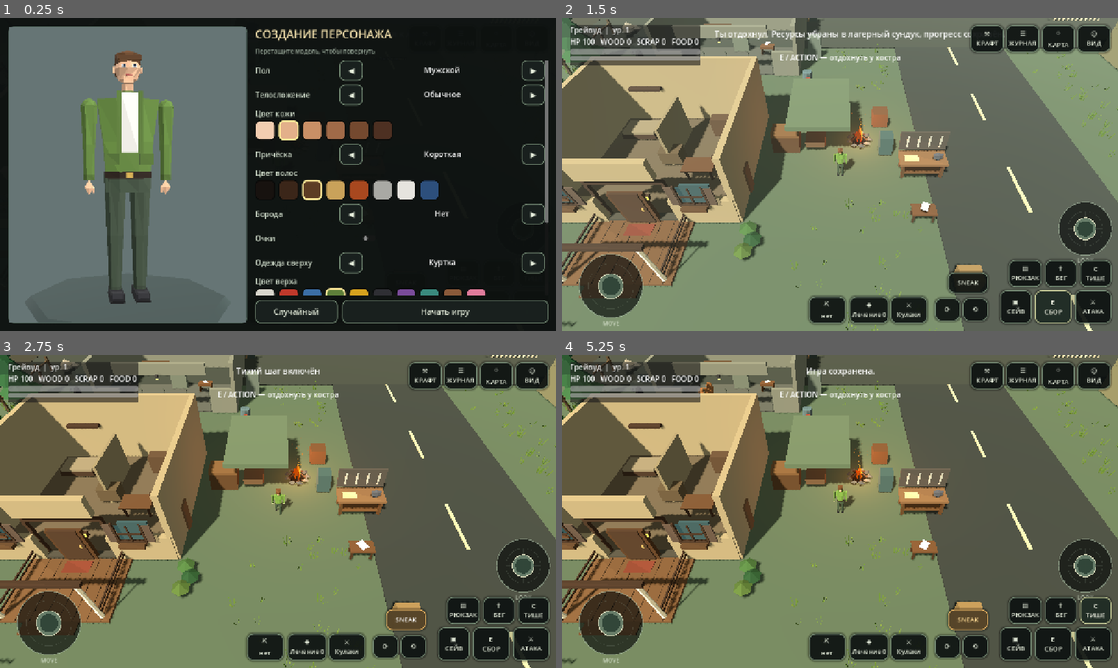
Above: before the commit, frames 1-4 (two rows, left to right).
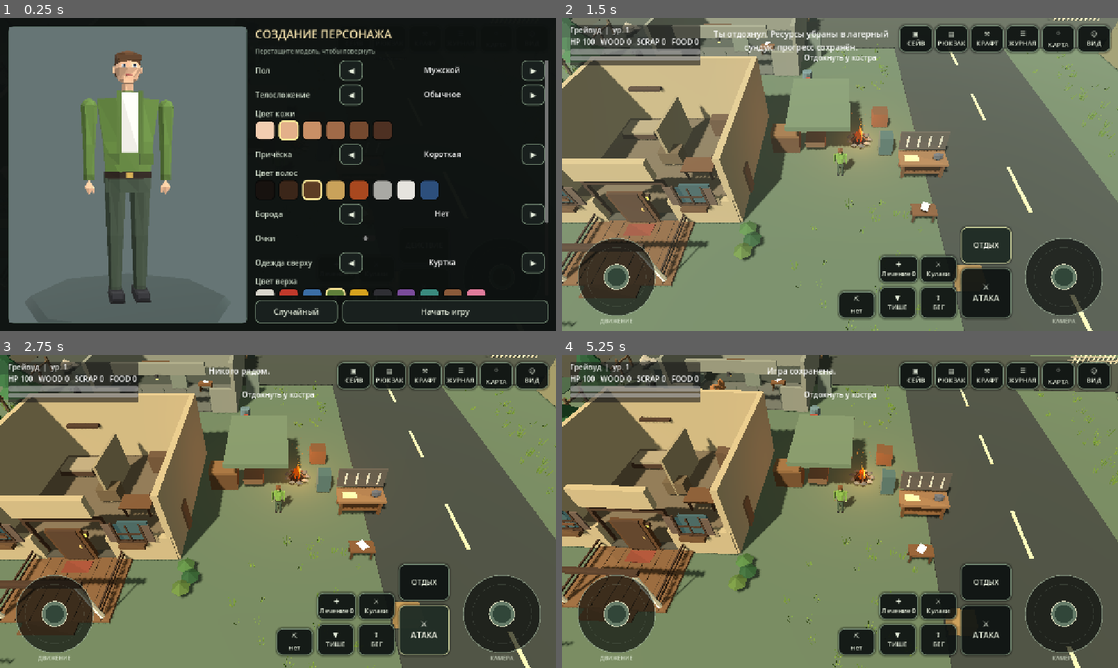
Above: after the commit, the same moments.

Repository: anriell666-byte/AshenForge
Game: Godot game, scene res://scenes/Main.tscn
Same seed, same stepped clock (60 frames per second), same inputs: the game is played once before the commit and once after it.
Inputs (mouse positions are in pixels of both pictures, inside the frame that each line leads up to):
- Up to frame 1 (0.25 s): no input
- Up to frame 2 (1.5 s): click "Начать игру" at 0.5 s; click "E СБОР" (after the commit: "ОТДЫХ") at 1.25 s
- Up to frame 3 (2.75 s): click (405, 617) at 2 s, where only the run before the commit has a clickable "SNEAK"
- Up to frame 4 (5.25 s): click "⚔ АТАКА" at 2.75 s; click "▣ СЕЙВ" at 3.5 s; click "⇧ БЕГ" at 4.25 s; click (1095, 611) at 5 s, where only the run before the commit has a clickable "C ТИШЕ"

The runs differ from the first frame. In frame 2, 13% of the frame differs, in the area x 2-99%, y 1-99%; in frame 3, 13%; in frame 4, 30%, in the area x 0-100%, y 0-100%.

Commit message:
Touch controls: two sticks and context action button
- Move stick (left) and camera stick (right), larger
- Big hold-to-repeat attack button, context ACTION button (take/read/workbench/chest/rest)
- Sneak toggle, sprint hold, bag/save moved to the top row; removed keyboard hints and rotate buttons

Co-Authored-By: Claude Sonnet 5.5 <noreply@anthropic.com>
Claude-Session: https://claude.ai/code/session_01SrKiWfZCaf7S17q4VNC5XT

Diff:
--- a/scripts/expansion.gd
+++ b/scripts/expansion.gd
@@ -79,19 +79,6 @@
     animals.append(animal)
     animal_data[animal.get_instance_id()] = {"hp":hp,"meat":meat,"speed":speed,"timer":1.0,"direction":Vector3.RIGHT}
 func _add_controls() -> void:
-    var layers: Array[Node] = game.find_children("*", "CanvasLayer", true, false)
-    if layers.is_empty(): return
-    var layer := layers[0] as CanvasLayer
-    var left: Button = game._make_ui_button(layer,"⟲",Vector2.ZERO,Vector2(58,52))
-    game._place_bottom_right(left,300,24)
-    left.pressed.connect(func(): game.player.rotate_camera(-PI/4.0))
-    var right: Button = game._make_ui_button(layer,"⟳",Vector2.ZERO,Vector2(58,52))
-    game._place_bottom_right(right,364,24)
-    right.pressed.connect(func(): game.player.rotate_camera(PI/4.0))
-    var sneak: Button = game._make_ui_button(layer,"SNEAK",Vector2.ZERO,Vector2(92,48))
-    game._place_bottom_right(sneak,300,88)
-    sneak.toggle_mode = true
-    sneak.toggled.connect(_toggle_stealth)
     _refresh_status()
 func _recipe_button(parent: Node, label: String, id: String, cost: Dictionary, note: String) -> void:
     var b: Button = game._make_ui_button(parent,label+"  ["+_cost_text(cost)+"]",Vector2.ZERO,Vector2.ZERO)
--- a/scripts/journal_ui.gd
+++ b/scripts/journal_ui.gd
@@ -220,7 +220,7 @@
     var active: Array = quests.active_ids()
     if active.is_empty():
         var box := _card("Нет активных заданий", Color(0.4, 0.5, 0.42))
-        _text(box, "Читай записки и дневники в домах, лагерях и зданиях районов: клавиша E (кнопка СБОР) рядом с бумагой. Новые задания открывают закрытые районы.")
+        _text(box, "Читай записки и дневники в домах, лагерях и зданиях районов: кнопка ЧИТАТЬ рядом с бумагой. Новые задания открывают закрытые районы.")
     for id in active:
         var q: Dictionary = WD.QUESTS[id]
         var box := _card(String(q["title"]), Color(0.82, 0.62, 0.3))
--- a/scripts/main.gd
+++ b/scripts/main.gd
@@ -55,6 +55,8 @@
 var journal
 var tracker_label: Label
 var hud_canvas: CanvasLayer
+var action_button: Button
+var attack_held := false
 var weapon_button: Button
 var heal_button: Button
 var tool_button: Button
@@ -88,6 +90,8 @@
         message_label.text = ""
     _refresh_context_hint()
     _refresh_tracker()
+    if attack_held and player:
+        player.call("perform_attack")
 
 func _setup_input() -> void:
     _add_key("move_forward", KEY_W)
@@ -368,20 +372,15 @@
     tracker_label.add_theme_color_override("font_outline_color", Color(0, 0, 0, 0.9))
     tracker_label.add_theme_constant_override("outline_size", 5)
     layer.add_child(tracker_label)
-    var top_buttons := [["⚒\nКРАФТ", 340.0, func() -> void: crafting.call("open")],
-        ["☰\nЖУРНАЛ", 258.0, func() -> void: journal.call("open_journal", "quests")],
-        ["⌖\nКАРТА", 176.0, func() -> void: journal.call("open_journal", "map")]]
+    var top_buttons := [["⌖\nКАРТА", 1, func() -> void: journal.call("open_journal", "map")],
+        ["☰\nЖУРНАЛ", 2, func() -> void: journal.call("open_journal", "quests")],
+        ["⚒\nКРАФТ", 3, func() -> void: crafting.call("open")]]
     for entry in top_buttons:
         var b := _make_ui_button(layer, String(entry[0]), Vector2.ZERO, Vector2(76, 62))
-        b.anchor_left = 1.0
-        b.anchor_right = 1.0
-        b.offset_left = -float(entry[1])
-        b.offset_right = -float(entry[1]) + 76.0
-        b.offset_top = 16.0
-        b.offset_bottom = 78.0
+        _place_top_right(b, int(entry[1]))
         b.pressed.connect(entry[2])
     weapon_button = _make_ui_button(layer, "⚔\nКулаки", Vector2.ZERO, Vector2(84, 62))
-    _place_bottom_right(weapon_button, 440.0, 18.0)
+    _place_bottom_right(weapon_button, 372.0, 112.0)
     weapon_button.pressed.connect(func() -> void:
         var id: String = progress.cycle("weapon")
         if id == "":
@@ -389,10 +388,10 @@
         else:
             show_message("В руках: %s" % String(ID.item(id)["name"])))
     heal_button = _make_ui_button(layer, "✚\nЛЕЧЕНИЕ", Vector2.ZERO, Vector2(84, 62))
-    _place_bottom_right(heal_button, 534.0, 18.0)
+    _place_bottom_right(heal_button, 466.0, 112.0)
     heal_button.pressed.connect(func() -> void: progress.use_best_consumable())
     tool_button = _make_ui_button(layer, "⛏\nИнстр.", Vector2.ZERO, Vector2(84, 62))
-    _place_bottom_right(tool_button, 628.0, 18.0)
+    _place_bottom_right(tool_button, 560.0, 30.0)
     tool_button.pressed.connect(func() -> void:
         var id: String = progress.cycle("tool")
         if id == "":
@@ -474,8 +473,9 @@
     stamina_bar.show_percentage = false
     vbox.add_child(stamina_bar)
     message_label = Label.new()
-    message_label.position = Vector2(350, 22)
-    message_label.size = Vector2(580, 40)
+    message_label.position = Vector2(330, 22)
+    message_label.size = Vector2(440, 56)
+    message_label.autowrap_mode = TextServer.AUTOWRAP_WORD_SMART
     message_label.horizontal_alignment = HORIZONTAL_ALIGNMENT_CENTER
     message_label.add_theme_font_size_override("font_size", 19)
     layer.add_child(message_label)
@@ -491,55 +491,64 @@
     layer.add_child(context_label)
     joystick = Control.new()
     joystick.set_script(JoystickScript)
-    joystick.size = Vector2(176, 176)
+    joystick.size = Vector2(210, 210)
     joystick.anchor_left = 0.0
     joystick.anchor_right = 0.0
     joystick.anchor_top = 1.0
     joystick.anchor_bottom = 1.0
-    joystick.offset_left = 22.0
-    joystick.offset_right = 198.0
-    joystick.offset_top = -194.0
-    joystick.offset_bottom = -18.0
-    joystick.active_radius = 60.0
-    joystick.display_label = "MOVE"
+    joystick.offset_left = 20.0
+    joystick.offset_right = 230.0
+    joystick.offset_top = -230.0
+    joystick.offset_bottom = -20.0
+    joystick.active_radius = 76.0
+    joystick.display_label = "ДВИЖЕНИЕ"
     layer.add_child(joystick)
     joystick.vector_changed.connect(_on_joystick_changed)
 
     camera_joystick = Control.new()
     camera_joystick.set_script(JoystickScript)
-    camera_joystick.size = Vector2(144, 144)
+    camera_joystick.size = Vector2(210, 210)
     camera_joystick.anchor_left = 1.0
     camera_joystick.anchor_right = 1.0
     camera_joystick.anchor_top = 1.0
     camera_joystick.anchor_bottom = 1.0
-    camera_joystick.offset_left = -166.0
-    camera_joystick.offset_right = -22.0
-    camera_joystick.offset_top = -326.0
-    camera_joystick.offset_bottom = -182.0
-    camera_joystick.active_radius = 48.0
-    camera_joystick.display_label = "LOOK"
+    camera_joystick.offset_left = -230.0
+    camera_joystick.offset_right = -20.0
+    camera_joystick.offset_top = -230.0
+    camera_joystick.offset_bottom = -20.0
+    camera_joystick.active_radius = 76.0
+    camera_joystick.display_label = "КАМЕРА"
     layer.add_child(camera_joystick)
     camera_joystick.vector_changed.connect(_on_camera_joystick_changed)
 
-    var attack_button := _make_ui_button(layer, "⚔\nАТАКА", Vector2.ZERO, Vector2(84, 76))
-    _place_bottom_right(attack_button, 16.0, 18.0)
-    attack_button.pressed.connect(func(): player.call("perform_attack"))
-    var action_button := _make_ui_button(layer, "E\nСБОР", Vector2.ZERO, Vector2(84, 76))
-    _place_bottom_right(action_button, 108.0, 18.0)
+    # Thumb cluster to the left of the camera stick: big attack button with the
+    # context action above it, and a row of secondary buttons.
+    var attack_button := _make_ui_button(layer, "⚔\nАТАКА", Vector2.ZERO, Vector2(116, 116))
+    attack_button.add_theme_font_size_override("font_size", 19)
+    _place_bottom_right(attack_button, 246.0, 30.0)
+    attack_button.button_down.connect(func() -> void:
+        attack_held = true
+        player.call("perform_attack"))
+    attack_button.button_up.connect(func() -> void: attack_held = false)
+    action_button = _make_ui_button(layer, "ДЕЙСТВИЕ", Vector2.ZERO, Vector2(116, 84))
+    action_button.add_theme_font_size_override("font_size", 16)
+    _place_bottom_right(action_button, 246.0, 156.0)
     action_button.pressed.connect(interact)
-    var save_button := _make_ui_button(layer, "▣\nСЕЙВ", Vector2.ZERO, Vector2(72, 76))
-    _place_bottom_right(save_button, 200.0, 18.0)
-    save_button.pressed.connect(save_game)
-    var sneak_button := _make_ui_button(layer, "C\nТИШЕ", Vector2.ZERO, Vector2(72, 62))
-    _place_bottom_right(sneak_button, 16.0, 102.0)
-    sneak_button.pressed.connect(func(): player.set("is_sneaking", not bool(player.get("is_sneaking"))))
-    var run_button := _make_ui_button(layer, "⇧\nБЕГ", Vector2.ZERO, Vector2(72, 62))
-    _place_bottom_right(run_button, 96.0, 102.0)
+    var run_button := _make_ui_button(layer, "⇧\nБЕГ", Vector2.ZERO, Vector2(84, 72))
+    _place_bottom_right(run_button, 372.0, 30.0)
     run_button.button_down.connect(_set_touch_sprint.bind(true))
     run_button.button_up.connect(_set_touch_sprint.bind(false))
-    var bag_button := _make_ui_button(layer, "▤\nРЮКЗАК", Vector2.ZERO, Vector2(76, 62))
-    _place_bottom_right(bag_button, 176.0, 102.0)
-    bag_button.pressed.connect(toggle_inventory)
+    var sneak_button := _make_ui_button(layer, "▼\nТИШЕ", Vector2.ZERO, Vector2(84, 72))
+    sneak_button.toggle_mode = true
+    _place_bottom_right(sneak_button, 466.0, 30.0)
+    sneak_button.toggled.connect(func(on: bool) -> void:
+        player.set("is_sneaking", on)
+        show_message("Крадёшься: враги замечают хуже" if on else "Обычный шаг"))
+    var top_extra := [["▤\nРЮКЗАК", 4, toggle_inventory], ["▣\nСЕЙВ", 5, save_game]]
+    for entry in top_extra:
+        var tb := _make_ui_button(layer, String(entry[0]), Vector2.ZERO, Vector2(76, 62))
+        _place_top_right(tb, int(entry[1]))
+        tb.pressed.connect(entry[2])
     _build_inventory_panel(layer)
     _build_chest_panel(layer)
 
@@ -582,6 +591,15 @@
     parent.add_child(button)
     return button
 
+## Slot 0 is the rightmost top button (VIEW); each next slot sits 82 px to its left.
+func _place_top_right(button: Control, slot: int) -> void:
+    button.anchor_left = 1.0
+    button.anchor_right = 1.0
+    button.offset_left = -(18.0 + float(slot + 1) * 82.0 - 6.0)
+    button.offset_right = button.offset_left + 76.0
+    button.offset_top = 16.0
+    button.offset_bottom = 78.0
+
 func _place_bottom_right(button: Control, right_margin: float, bottom_margin: float) -> void:
     button.anchor_left = 1.0
     button.anchor_right = 1.0
@@ -805,7 +823,7 @@
                 enemy_distance = current_enemy_distance
                 nearest_enemy = enemy
     if nearest_enemy:
-        context_label.text = "ATTACK — ударить: %s" % String(nearest_enemy.get("display_name"))
+        _set_hint("Враг: %s" % String(nearest_enemy.get("display_name")), "ДЕЙСТВИЕ")
         return
     var nearest_drop: Dictionary = {}
     var drop_distance := 2.2
@@ -817,7 +835,7 @@
                 drop_distance = distance
                 nearest_drop = drop
     if not nearest_drop.is_empty():
-        context_label.text = "E / ACTION — подобрать: %s ×%d" % [String(ID.RES_LABELS.get(str(nearest_drop.resource), str(nearest_drop.resource))), int(nearest_drop.amount)]
+        _set_hint("Подобрать: %s ×%d" % [String(ID.RES_LABELS.get(str(nearest_drop.resource), str(nearest_drop.resource))), int(nearest_drop.amount)], "ВЗЯТЬ")
         return
     var nearest_prop: Node = null
     var prop_distance := 3.2
@@ -828,17 +846,23 @@
                 prop_distance = distance
                 nearest_prop = prop
     if nearest_prop:
-        context_label.text = "E / ACTION — разобрать: %s" % nearest_prop.object_name
+        _set_hint("Разобрать: %s" % nearest_prop.object_name, "РАЗОБРАТЬ")
     elif world and not world.call("nearest_note", player.global_position).is_empty():
-        context_label.text = "E / ACTION — прочитать: %s" % String(world.call("nearest_note", player.global_position)["data"]["title"])
+        _set_hint("Прочитать: %s" % String(world.call("nearest_note", player.global_position)["data"]["title"]), "ЧИТАТЬ")
     elif player.global_position.distance_to(workbench_position) < 3.0:
-        context_label.text = "E / ACTION — верстак: создать и починить"
+        _set_hint("Верстак: создать и починить", "ВЕРСТАК")
     elif player.global_position.distance_to(camp_chest_position) < 2.1:
-        context_label.text = "E / ACTION — открыть лагерный сундук"
+        _set_hint("Лагерный сундук", "СУНДУК")
     elif player.global_position.distance_to(camp_position) < 3.5:
-        context_label.text = "E / ACTION — отдохнуть у костра"
+        _set_hint("Отдохнуть у костра", "ОТДЫХ")
     else:
-        context_label.text = ""
+        _set_hint("", "ДЕЙСТВИЕ")
+
+func _set_hint(text: String, action: String) -> void:
+    context_label.text = text
+    if action_button:
+        action_button.text = action
+        action_button.modulate = Color(1, 1, 1, 1.0 if text != "" else 0.55)
 
 func spawn_loot(resource: String, amount: int, world_position: Vector3) -> void:
     var drop := Node3D.new()
--- a/scripts/world_manager.gd
+++ b/scripts/world_manager.gd
@@ -388,7 +388,7 @@
             best = entry
     return best
 
-## E pressed: read the closest note.
+## Action button: read the closest note.
 func try_interact() -> bool:
     var entry := nearest_note(game.player.global_position)
     if entry.is_empty():
